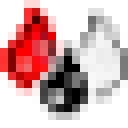
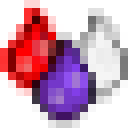
Layered file, before and after one edit (128x128). Changes by layer:
added layer "Pasted Layer #3" above "Pasted Layer #2" over [32, 32, 96, 128]
painted on "Pasted Layer #2" over [32, 32, 96, 128]
